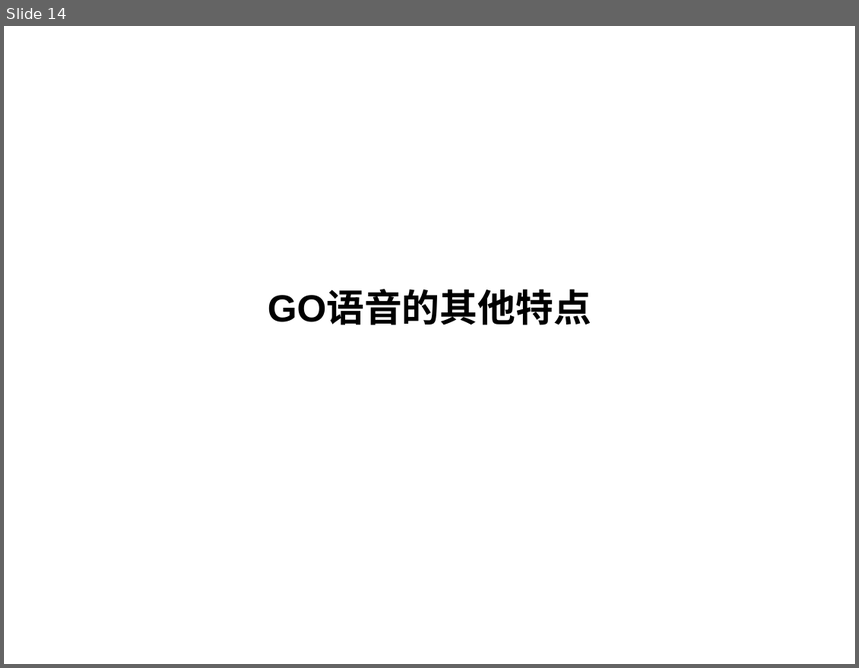
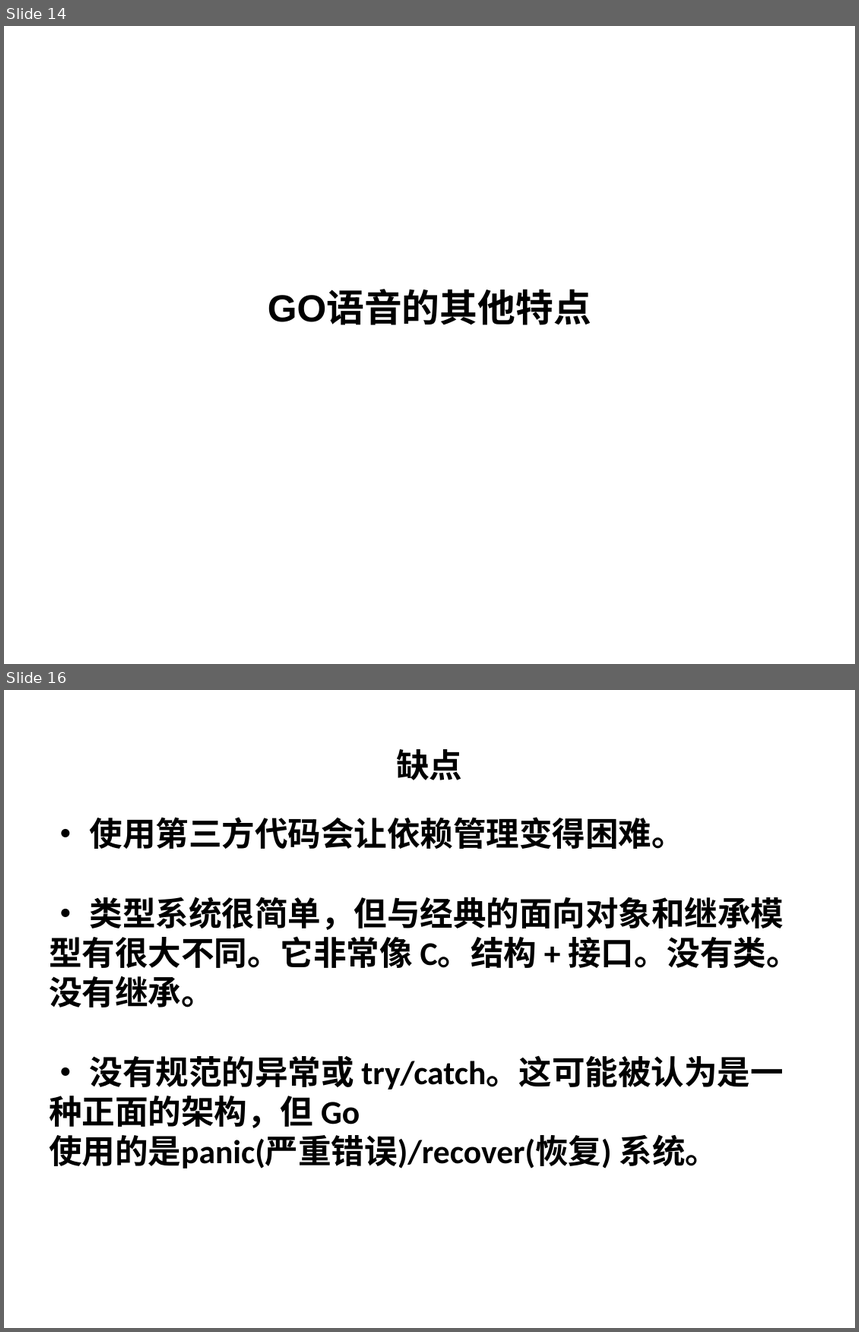
Before and after one commit to yuanyuexiang/GoForSuning, a slide deck: GO门.pptx. Shown one above the other, each under a label of ours: slide 14 before the commit, slides 14 and 16 after it; the slides between them are not shown. The pictures are 859x668 and 859x1332 pixels, drawn with LibreOffice and Linux fonts; fonts in the diff are those of the drawing; background and template pictures are left out. Boxes give left, top, right and bottom in pixels: in the first picture for what was removed or moved away, otherwise in the second. Text is boxed around its words. In the diff, an @@ line names an element or a change of style, - is before the commit and + after.

```diff
--- a/GO门.pptx
+++ b/GO门.pptx
@@ slide 16 added at [4, 690, 855, 1328], background picture (left out) @@
@@ text added at [396, 749, 462, 780], 28 pt, text #000000, bold @@
+缺点
@@ text added at [49, 817, 800, 1169], 28 pt, text #000000, bold @@
+• 使用第三方代码会让依赖管理变得困难。
+• 类型系统很简单，但与经典的面向对象和继承模型有很大不同。它非常像 C。结构 + 接口。没有类。没有继承。
+• 没有规范的异常或 try/catch。这可能被认为是一种正面的架构，但 Go 使用的是panic(严重错误)/recover(恢复) 系统。
@@ text added at [56, 1277, 255, 1310], 11 pt, text #FFFFFF @@
+2013.05.04
@@ page number added at [611, 1277, 810, 1310], 11 pt, text #FFFFFF @@
+15
```
Also in this commit, not shown: 3 slides changed, 11 other slides added, 2 other files.
